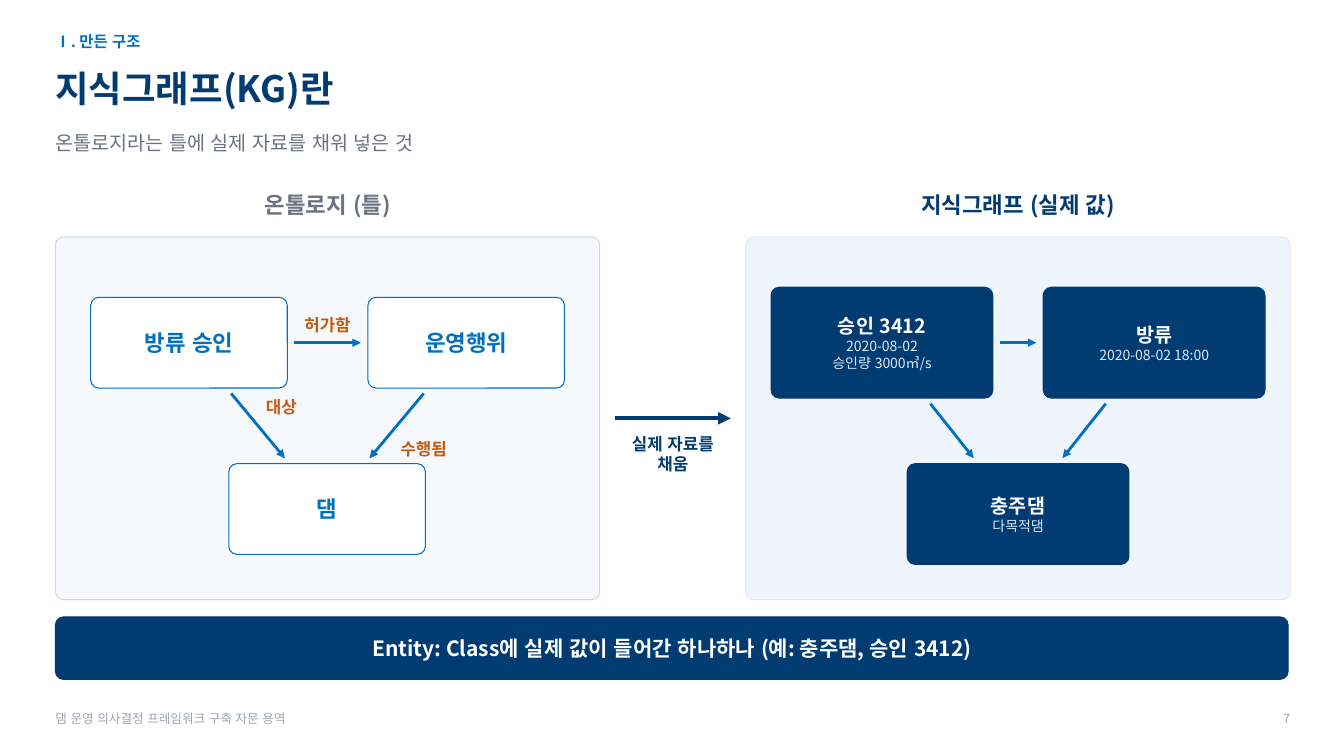
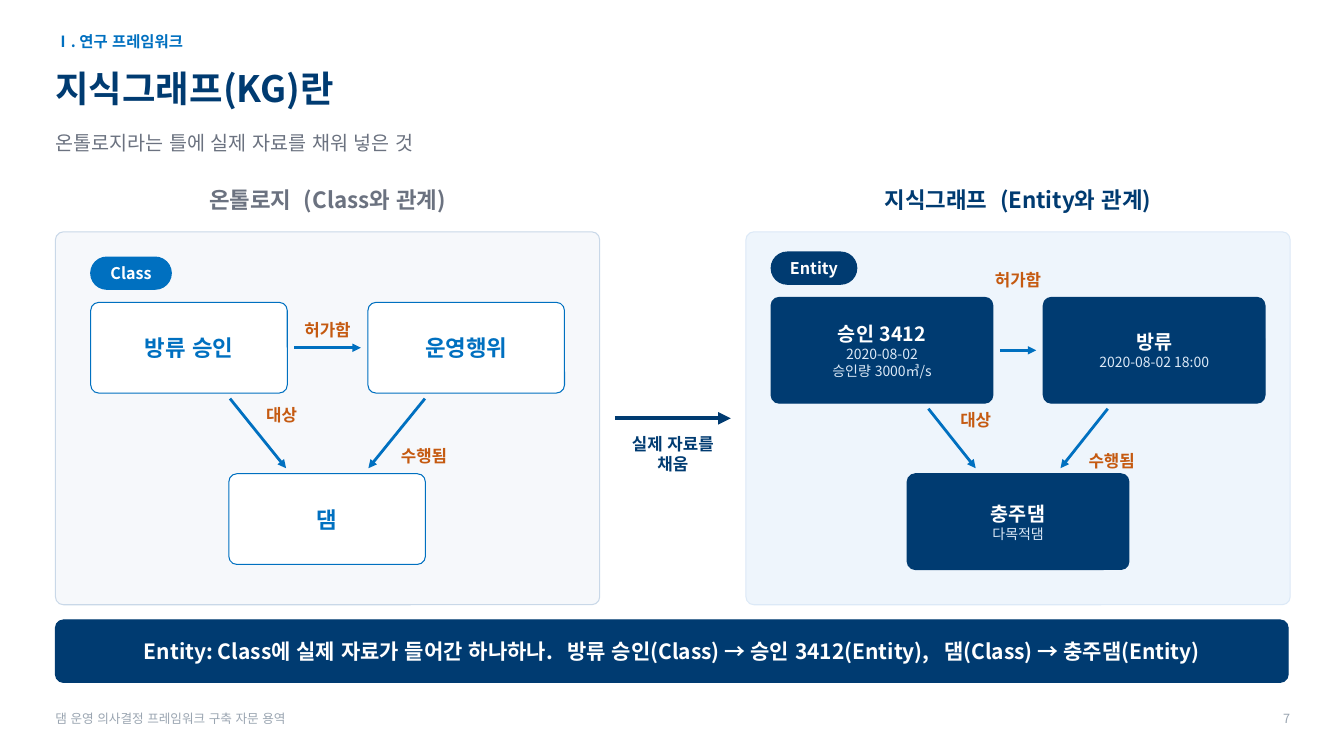
Before and after one commit to mkm1119/KGRAG-LLM, a slide deck: slide 7 of project_khnp/2026.11.26_한강수력본부_발표자료_초안.pptx. Drawn at 1344x756 pixels with LibreOffice and Linux fonts; fonts in the diff are those of the drawing; background and template pictures are left out. Boxes give left, top, right and bottom in pixels: in the first picture for what was removed or moved away, otherwise in the second. Text is boxed around its words. In the diff, an @@ line names an element or a change of style, - is before the commit and + after.

```diff
--- a/project_khnp/2026.11.26_한강수력본부_발표자료_초안.pptx
+++ b/project_khnp/2026.11.26_한강수력본부_발표자료_초안.pptx
@@ text at (x1=55, y1=34, x2=183, y2=49): text changed @@
-Ⅰ. 만든 구조
+Ⅰ. 연구 프레임워크
@@ text at (x1=209, y1=189, x2=446, y2=213): text changed @@
-온톨로지 (틀)
+온톨로지 (Class와 관계)
@@ text at (x1=885, y1=189, x2=1152, y2=213): text changed @@
-지식그래프 (실제 값)
+지식그래프 (Entity와 관계)
@@ rounded rectangle resized from (x1=55, y1=237, x2=600, y2=600) to (x1=55, y1=232, x2=600, y2=605) @@
@@ rounded rectangle resized from (x1=746, y1=237, x2=1291, y2=600) to (x1=746, y1=232, x2=1291, y2=605) @@
@@ rounded rectangle added at (x1=91, y1=257, x2=171, y2=289), fill #0070C0, outline #0070C0 0.75 pt @@
@@ text added at (x1=110, y1=266, x2=151, y2=280), 11.5 pt, text #FFFFFF, bold @@
+Class
@@ rounded rectangle added at (x1=771, y1=252, x2=857, y2=284), fill #003B71, outline #003B71 0.75 pt @@
@@ text added at (x1=790, y1=261, x2=838, y2=278), 11.5 pt, text #FFFFFF, bold @@
+Entity
@@ text "승인 3412" moved from (x1=832, y1=316, x2=932, y2=371) to (x1=832, y1=324, x2=932, y2=379) @@
@@ rounded rectangle resized from (x1=771, y1=287, x2=993, y2=398) to (x1=771, y1=297, x2=993, y2=403) @@
@@ text added at (x1=995, y1=272, x2=1041, y2=288), 12 pt, text #C55A11, bold @@
+허가함
@@ text "방류" moved from (x1=1099, y1=325, x2=1209, y2=360) to (x1=1099, y1=332, x2=1209, y2=367) @@
@@ rounded rectangle resized from (x1=1044, y1=287, x2=1265, y2=398) to (x1=1044, y1=297, x2=1265, y2=403) @@
@@ 4 texts, 2 rounded rectangles, 1 arrow moved together from (x1=91, y1=297, x2=565, y2=457) to (x1=91, y1=302, x2=565, y2=464) @@
@@ arrow moved from (231, 393) - (285, 459) to (230, 398) - (286, 469) @@
@@ arrow moved from (423, 393) - (370, 459) to (425, 398) - (368, 469) @@
@@ arrow moved from (931, 403) - (974, 459) to (929, 408) - (976, 469) @@
@@ text added at (x1=960, y1=412, x2=991, y2=428), 12 pt, text #C55A11, bold @@
+대상
@@ arrow moved from (1106, 403) - (1063, 459) to (1108, 408) - (1061, 469) @@
@@ 2 texts, 1 arrow, 1 rounded rectangle moved together from (x1=229, y1=343, x2=1036, y2=555) to (x1=229, y1=351, x2=1036, y2=565) @@
@@ text "충주댐" moved from (x1=991, y1=496, x2=1045, y2=532) to (x1=991, y1=504, x2=1045, y2=540) @@
@@ proportions changed in 3 elements at (x1=771, y1=297, x2=993, y2=403), (x1=1044, y1=297, x2=1265, y2=403), (x1=907, y1=474, x2=1129, y2=570) @@
@@ rounded rectangle resized from (x1=907, y1=464, x2=1129, y2=565) to (x1=907, y1=474, x2=1129, y2=570) @@
@@ text added at (x1=1089, y1=453, x2=1135, y2=469), 12 pt, text #C55A11, bold @@
+수행됨
@@ text at (x1=144, y1=641, x2=1199, y2=664): text changed @@
-Entity: Class에 실제 값이 들어간 하나하나 (예: 충주댐, 승인 3412)
+Entity: Class에 실제 자료가 들어간 하나하나. 방류 승인(Class) → 승인 3412(Entity), 댐(Class) → 충주댐(Entity)
```
Also in this commit, not shown: 12 other slides changed, 1 slide added, 1 slide removed, 3 other files.
